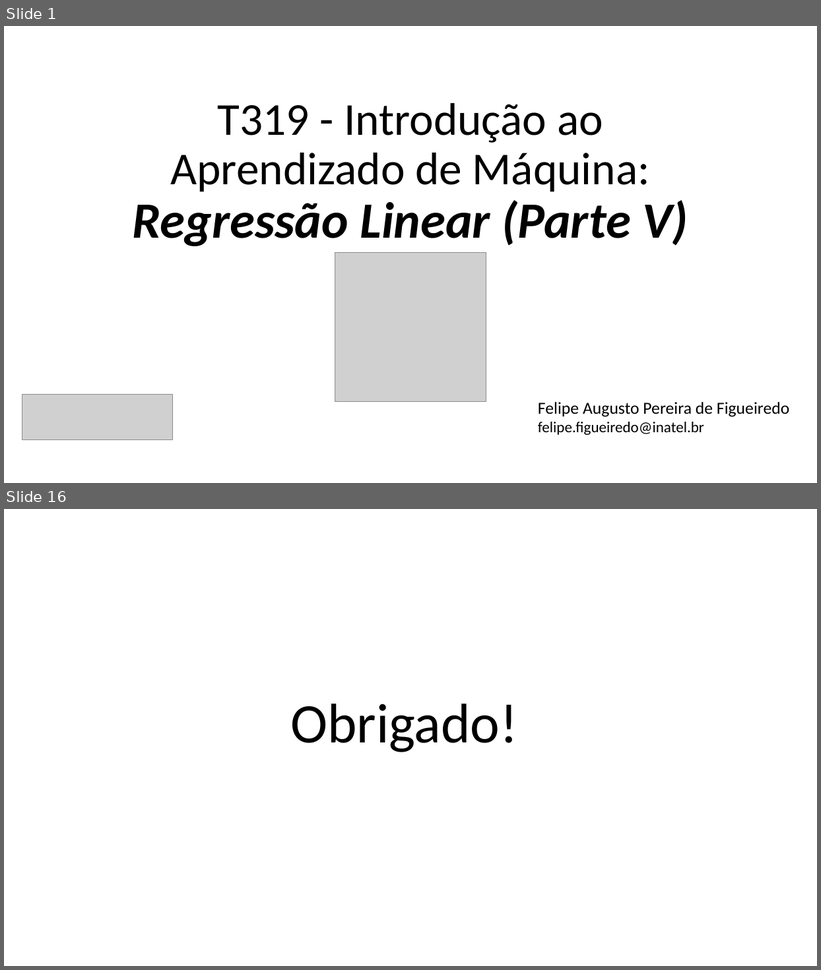
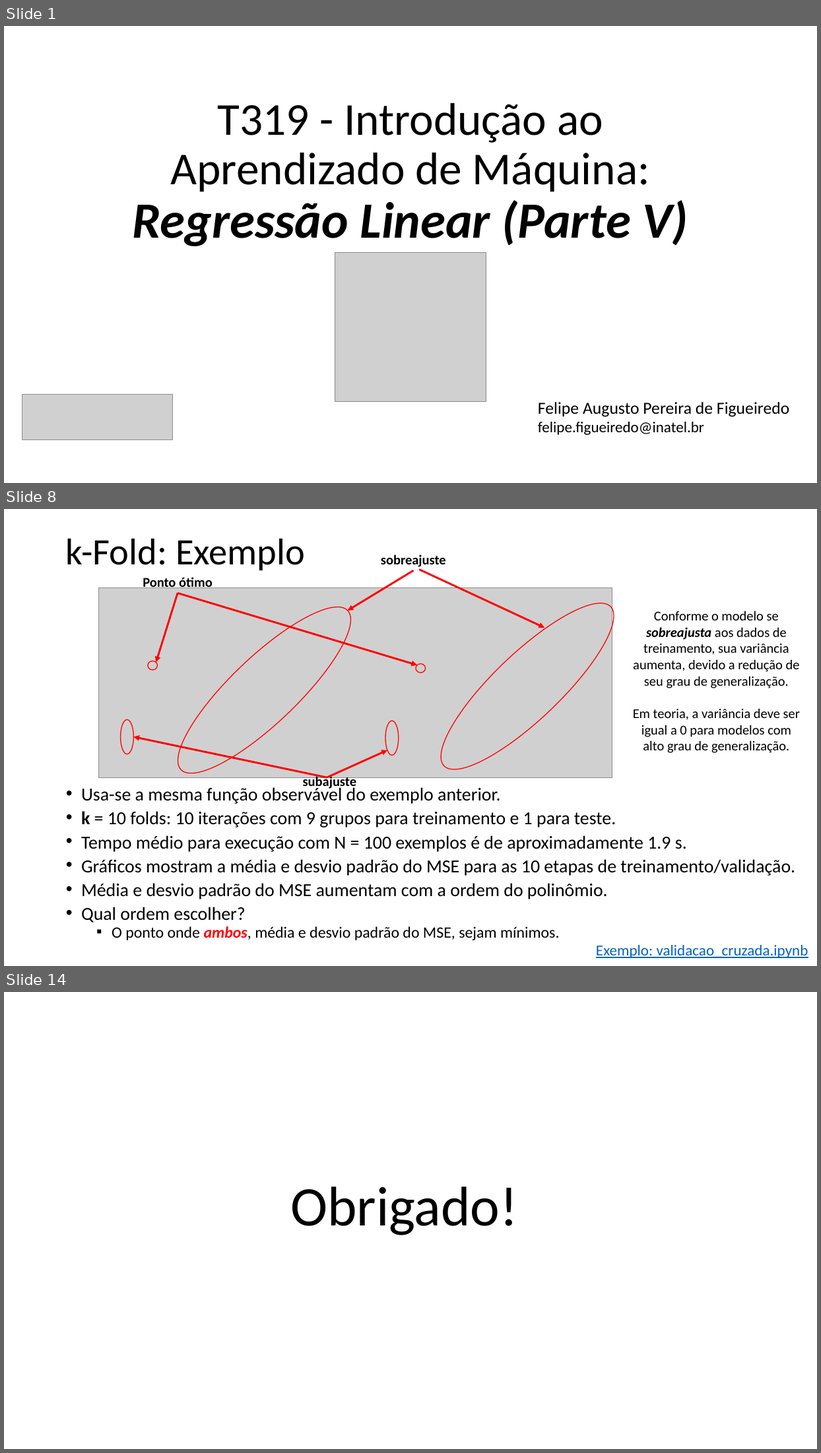
Before and after one commit to zz4fap/t319_aprendizado_de_maquina, a slide deck: slides/T319_Regressão_Linear (Parte V).pptx. Shown one above the other, each under a label of ours: slides 1 and 16 before the commit, slides 1, 8 and 14 after it; the slides between them are not shown. The pictures are 821x970 and 821x1453 pixels, drawn with LibreOffice and Linux fonts; fonts in the diff are those of the drawing; grey boxes stand for pictures. Boxes give left, top, right and bottom in pixels: in the first picture for what was removed or moved away, otherwise in the second. Text is boxed around its words. In the diff, an @@ line names an element or a change of style, - is before the commit and + after.

```diff
--- a/slides/T319_Regressão_Linear (Parte V).pptx
+++ b/slides/T319_Regressão_Linear (Parte V).pptx
@@ slide 8 added at box(4, 509, 817, 966), background #FFFFFF @@
@@ title added at box(66, 538, 305, 570), 44 pt, text #000000 @@
+k-Fold: Exemplo
@@ text added at box(381, 555, 446, 567), 16 pt, text #000000, bold @@
+sobreajuste
@@ text added at box(143, 576, 213, 588), 16 pt, text #000000, bold @@
+Ponto ótimo
@@ ellipse added at box(158, 586, 371, 794), outline #FF0000 1 pt @@
@@ arrow added from (413, 570) to (348, 611), #FF0000 2.25 pt @@
@@ arrow added from (419, 569) to (545, 628), #FF0000 2.25 pt @@
@@ ellipse added at box(421, 583, 634, 790), outline #FF0000 1 pt @@
@@ picture added at box(98, 588, 612, 778) @@
@@ arrow added from (178, 593) to (156, 663), #FF0000 2.25 pt @@
@@ arrow added from (178, 593) to (418, 665), #FF0000 2.25 pt @@
@@ text added at box(633, 611, 800, 753), 16 pt, text #000000 @@
+Conforme o modelo se sobreajusta aos dados de treinamento, sua variância aumenta, devido a redução de seu grau de generalização.
+Em teoria, a variância deve ser igual a 0 para modelos com alto grau de generalização.
@@ ellipse added at box(148, 661, 158, 670), outline #FF0000 1 pt @@
@@ ellipse added at box(416, 664, 426, 673), outline #FF0000 1 pt @@
@@ ellipse added at box(121, 720, 133, 755), outline #FF0000 1 pt @@
@@ ellipse added at box(386, 721, 399, 755), outline #FF0000 1 pt @@
@@ arrow added from (327, 778) to (133, 737), #FF0000 2.25 pt @@
@@ arrow added from (327, 778) to (387, 751), #FF0000 2.25 pt @@
@@ text added at box(81, 786, 795, 941), 21.7 pt, text #000000 @@
+• Usa-se a mesma função observável do exemplo anterior.
+• k = 10 folds: 10 iterações com 9 grupos para treinamento e 1 para teste.
+• Tempo médio para execução com N = 100 exemplos é de aproximadamente 1.9 s.
+• Gráficos mostram a média e desvio padrão do MSE para as 10 etapas de treinamento/validação.
+• Média e desvio padrão do MSE aumentam com a ordem do polinômio.
+• Qual ordem escolher?
+  ▪ O ponto onde ambos, média e desvio padrão do MSE, sejam mínimos.
@@ text added at box(303, 775, 357, 790), 16 pt, text #000000, bold @@
+subajuste
@@ text added at box(596, 945, 809, 958), 18 pt, text #0563C1, underline @@
+Exemplo: validacao_cruzada.ipynb
@@ what was slide 16 is now slide 14 @@
```
Also in this commit, not shown: 6 slides changed, 6 other slides added, 8 slides removed, 8 other files.
